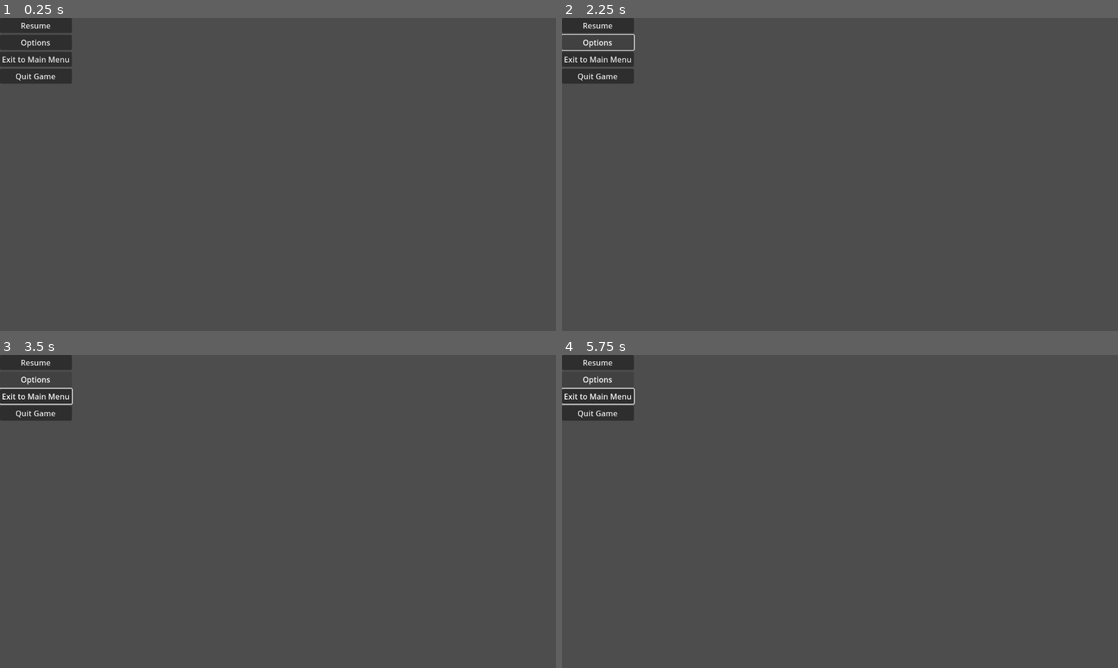
Above: before the commit, frames 1-4 (two rows, left to right).
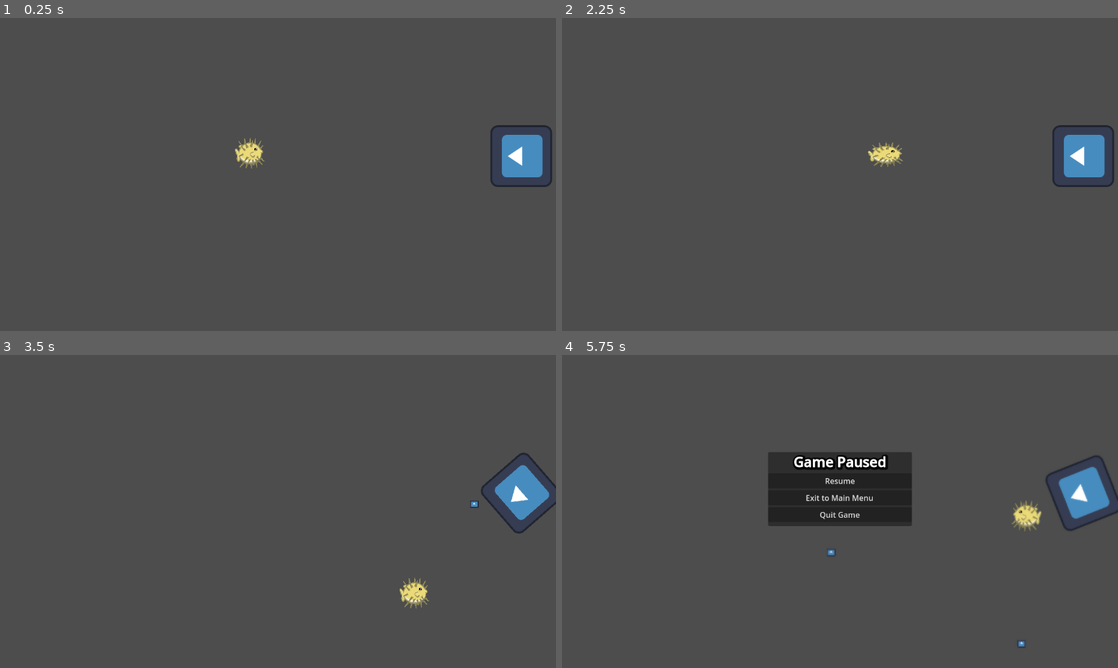
Above: after the commit, the same moments.

Repository: Chestrade/pixel-jam-2024
Game: Godot game, scene res://Scenes/main_level.tscn
Same seed, same stepped clock (60 frames per second), same inputs: the game is played once before the commit and once after it. This scene is started directly instead of the project's main scene. The engine's default icon, where the game draws it, is replaced by a stand-in: a white triangle on a blue panel in a dark square.
Inputs (mouse positions are in pixels of both pictures, inside the frame that each line leads up to):
- Up to frame 1 (0.25 s): no input
- Up to frame 2 (2.25 s): click (595, 24) at 0.5 s, where only the run before the commit has a clickable "Resume"; click (595, 43) at 1.25 s, where only the run before the commit has a clickable "Options"; hold Right (swim_right) from 2.03 s (still down); hold Shift (dash) from 2.03 s (still down)
- Up to frame 3 (3.5 s): release Right (swim_right) at 2.78 s; release Shift (dash) at 2.78 s; hold Down (swim_down) from 2.78 s (still down); tap J at 2.85 s
- Up to frame 4 (5.75 s): release Down (swim_down) at 3.53 s; hold Right (swim_right) 3.53-4.28 s; hold Shift (dash) 3.53-4.28 s; hold W (swim_up) 4.28-5.03 s; tap J at 4.35 s; hold Left (swim_left) from 5.03 s (still down); hold Shift (dash) from 5.03 s (still down); tap Escape (pause) at 5.65 s

The runs differ from the first frame. In frame 1, 3.9% of the frame differs, in the area x 0-100%, y 0-54%; in frame 2, 3.4%; in frame 3, 3.5%; in frame 4, 9.6%, in the area x 0-100%, y 0-94%.

Commit message:
Game loop update
Main menu, game over menu, pause menu.

Diff:
--- /dev/null
+++ b/Scenes/UI/game_over.tscn
@@ -0,0 +1,3 @@
+[gd_scene format=3 uid="uid://dw8816x6xvjif"]
+
+[node name="GameOverScene" type="Node2D"]
--- /dev/null
+++ b/Scenes/UI/game_over_menu.tscn
@@ -0,0 +1,52 @@
+[gd_scene load_steps=3 format=3 uid="uid://b8ltxsq6nga80"]
+
+[ext_resource type="Script" path="res://Scripts/UI/game_over_menu.gd" id="1_72kjs"]
+
+[sub_resource type="LabelSettings" id="LabelSettings_cjew8"]
+font_size = 32
+font_color = Color(1, 0, 0, 1)
+outline_size = 7
+outline_color = Color(0, 0, 0, 1)
+
+[node name="GameOverMenu" type="Control"]
+layout_mode = 3
+anchors_preset = 15
+anchor_right = 1.0
+anchor_bottom = 1.0
+grow_horizontal = 2
+grow_vertical = 2
+script = ExtResource("1_72kjs")
+
+[node name="PanelContainer" type="PanelContainer" parent="."]
+layout_mode = 1
+anchors_preset = 8
+anchor_left = 0.5
+anchor_top = 0.5
+anchor_right = 0.5
+anchor_bottom = 0.5
+offset_left = -123.0
+offset_top = -83.0
+offset_right = 123.0
+offset_bottom = 49.0
+grow_horizontal = 2
+grow_vertical = 2
+
+[node name="VBoxContainer" type="VBoxContainer" parent="PanelContainer"]
+layout_mode = 2
+
+[node name="Label" type="Label" parent="PanelContainer/VBoxContainer"]
+layout_mode = 2
+text = "Game Over"
+label_settings = SubResource("LabelSettings_cjew8")
+horizontal_alignment = 1
+
+[node name="Retry" type="Button" parent="PanelContainer/VBoxContainer"]
+layout_mode = 2
+text = "Retry"
+
+[node name="Exit to Main Menu" type="Button" parent="PanelContainer/VBoxContainer"]
+layout_mode = 2
+text = "Exit to Main Menu"
+
+[connection signal="pressed" from="PanelContainer/VBoxContainer/Retry" to="." method="_on_retry_pressed"]
+[connection signal="pressed" from="PanelContainer/VBoxContainer/Exit to Main Menu" to="." method="_on_exit_to_main_menu_pressed"]
--- a/Scenes/UI/pause_menu.tscn
+++ b/Scenes/UI/pause_menu.tscn
@@ -1,30 +1,72 @@
-[gd_scene format=3 uid="uid://c1qcpk5k1bscw"]
+[gd_scene load_steps=5 format=3 uid="uid://c1qcpk5k1bscw"]
+
+[ext_resource type="Script" path="res://Scripts/UI/pauseMenu.gd" id="1_po6ki"]
+[ext_resource type="Shader" path="res://Scripts/Shaders/pause_menu.gdshader" id="2_3p3m2"]
+
+[sub_resource type="ShaderMaterial" id="ShaderMaterial_tnh1q"]
+shader = ExtResource("2_3p3m2")
+shader_parameter/lod = 0.466
+
+[sub_resource type="LabelSettings" id="LabelSettings_pna88"]
+font_size = 29
+outline_size = 2
+shadow_size = 19
+shadow_color = Color(0, 0, 0, 0.866667)
 
 [node name="Pause Menu" type="Control"]
+process_mode = 3
 layout_mode = 3
 anchors_preset = 15
 anchor_right = 1.0
 anchor_bottom = 1.0
 grow_horizontal = 2
 grow_vertical = 2
+script = ExtResource("1_po6ki")
 
-[node name="VBoxContainer" type="VBoxContainer" parent="."]
-layout_mode = 0
-offset_right = 40.0
-offset_bottom = 40.0
+[node name="ColorRect" type="ColorRect" parent="."]
+material = SubResource("ShaderMaterial_tnh1q")
+layout_mode = 1
+anchors_preset = 15
+anchor_right = 1.0
+anchor_bottom = 1.0
+grow_horizontal = 2
+grow_vertical = 2
 
-[node name="Button" type="Button" parent="VBoxContainer"]
+[node name="PanelContainer" type="PanelContainer" parent="."]
+layout_mode = 1
+anchors_preset = 8
+anchor_left = 0.5
+anchor_top = 0.5
+anchor_right = 0.5
+anchor_bottom = 0.5
+offset_left = -149.0
+offset_top = -123.0
+offset_right = 149.0
+offset_bottom = 30.0
+grow_horizontal = 2
+grow_vertical = 2
+
+[node name="VBoxContainer" type="VBoxContainer" parent="PanelContainer"]
+layout_mode = 2
+
+[node name="Label" type="Label" parent="PanelContainer/VBoxContainer"]
+layout_mode = 2
+text = "Game Paused"
+label_settings = SubResource("LabelSettings_pna88")
+horizontal_alignment = 1
+
+[node name="Resume" type="Button" parent="PanelContainer/VBoxContainer"]
 layout_mode = 2
 text = "Resume"
 
-[node name="Button2" type="Button" parent="VBoxContainer"]
-layout_mode = 2
-text = "Options"
-
-[node name="Button3" type="Button" parent="VBoxContainer"]
+[node name="Exit" type="Button" parent="PanelContainer/VBoxContainer"]
 layout_mode = 2
 text = "Exit to Main Menu"
 
-[node name="Quit Game" type="Button" parent="VBoxContainer"]
+[node name="Quit Game" type="Button" parent="PanelContainer/VBoxContainer"]
 layout_mode = 2
 text = "Quit Game"
+
+[connection signal="pressed" from="PanelContainer/VBoxContainer/Resume" to="." method="_on_resume_pressed"]
+[connection signal="pressed" from="PanelContainer/VBoxContainer/Exit" to="." method="_on_exit_pressed"]
+[connection signal="pressed" from="PanelContainer/VBoxContainer/Quit Game" to="." method="_on_quit_game_pressed"]
--- /dev/null
+++ b/Scenes/game_over_scene.tscn
@@ -0,0 +1,9 @@
+[gd_scene load_steps=2 format=3 uid="uid://65u1axxx7jv3"]
+
+[ext_resource type="PackedScene" uid="uid://b8ltxsq6nga80" path="res://Scenes/UI/game_over_menu.tscn" id="1_r5r7y"]
+
+[node name="Game Over" type="Node2D"]
+
+[node name="CanvasLayer" type="CanvasLayer" parent="."]
+
+[node name="GameOverMenu" parent="CanvasLayer" instance=ExtResource("1_r5r7y")]
--- a/Scenes/main_level.tscn
+++ b/Scenes/main_level.tscn
@@ -1,18 +1,26 @@
-[gd_scene load_steps=4 format=3 uid="uid://btn64wqy1oa7q"]
+[gd_scene load_steps=5 format=3 uid="uid://btn64wqy1oa7q"]
 
-[ext_resource type="Script" path="res://Scripts/UI/pauseMenuManager.gd" id="1_65vgc"]
 [ext_resource type="PackedScene" uid="uid://c1qcpk5k1bscw" path="res://Scenes/UI/pause_menu.tscn" id="2_flmfg"]
 [ext_resource type="AudioStream" uid="uid://cbeuoy8p52glr" path="res://Audio/SFX/UnderWater_Amb.ogg" id="3_is4q5"]
+[ext_resource type="PackedScene" uid="uid://b6tb23xiiu2sq" path="res://Characters/wall_plant.tscn" id="3_socbm"]
+[ext_resource type="PackedScene" uid="uid://ck4tc0l1gf463" path="res://Characters/player_blowfish.tscn" id="4_cym5n"]
 
 [node name="Main Level" type="Node2D"]
 
-[node name="Pause Menu Manager" type="Node2D" parent="." node_paths=PackedStringArray("pauseMenu")]
-script = ExtResource("1_65vgc")
-pauseMenu = NodePath("../Pause Menu")
+[node name="CanvasLayer" type="CanvasLayer" parent="."]
 
-[node name="Pause Menu" parent="." instance=ExtResource("2_flmfg")]
+[node name="Pause Menu" parent="CanvasLayer" instance=ExtResource("2_flmfg")]
 
-[node name="AudioStreamPlayer2D" type="AudioStreamPlayer2D" parent="."]
+[node name="Audio" type="Node" parent="."]
+
+[node name="Level Amb" type="AudioStreamPlayer2D" parent="Audio"]
 stream = ExtResource("3_is4q5")
 autoplay = true
 attenuation = 1.41422
+
+[node name="Wall Plant" parent="." instance=ExtResource("3_socbm")]
+position = Vector2(1080, 286)
+rotation = -1.57745
+
+[node name="Player" parent="." instance=ExtResource("4_cym5n")]
+position = Vector2(518, 280)
--- /dev/null
+++ b/Scripts/Shaders/pause_menu.gdshader
@@ -0,0 +1,14 @@
+shader_type canvas_item;
+uniform sampler2D SCREEN_TEXTURE: hint_screen_texture, filter_linear_mipmap;
+
+uniform float lod: hint_range(0.0, 5) = 0.0;
+
+void fragment(){
+	vec4 color = texture(SCREEN_TEXTURE, SCREEN_UV, lod);
+	COLOR = color;
+}
+
+//void light() {
+	// Called for every pixel for every light affecting the CanvasItem.
+	// Uncomment to replace the default light processing function with this one.
+//}
--- /dev/null
+++ b/Scripts/UI/game_over_menu.gd
@@ -0,0 +1,9 @@
+extends Control
+
+
+func _on_retry_pressed() -> void:
+	get_tree().change_scene_to_file("res://Scenes/main_level.tscn")
+
+
+func _on_exit_to_main_menu_pressed() -> void:
+	get_tree().change_scene_to_file("res://Scenes/main_menu.tscn")
--- a/Scripts/UI/main_menu.gd
+++ b/Scripts/UI/main_menu.gd
@@ -1,7 +1,7 @@
 extends Control
 
 func _on_play_pressed() -> void:
-	get_tree().change_scene_to_file("res://Level/main_level.tscn")
+	get_tree().change_scene_to_file("res://Scenes/main_level.tscn")
 
 func _on_options_pressed() -> void:
 	get_tree().change_scene_to_file("res://Level/UI/Options.tscn")
--- a/Scripts/UI/pauseMenu.gd
+++ b/Scripts/UI/pauseMenu.gd
@@ -1,11 +1,36 @@
-extends Node
+extends Control
 
 
-# Called when the node enters the scene tree for the first time.
-func _ready() -> void:
-	pass # Replace with function body.
+var isPaused : bool = false
 
 
-# Called every frame. 'delta' is the elapsed time since the previous frame.
+func _ready() -> void:
+	hide()
+
 func _process(delta: float) -> void:
-	pass
+	if Input.is_action_just_pressed("pause"):
+		if isPaused:
+			toggleMenu()
+		else:
+			toggleMenu()
+
+func toggleMenu() -> void:
+	if isPaused:
+		hide()
+		Engine.time_scale = 1
+	else:
+		show()
+		Engine.time_scale = 0
+
+	isPaused =!isPaused
+
+
+
+func _on_resume_pressed() -> void:
+	toggleMenu()
+
+func _on_exit_pressed() -> void: #Return to main menu
+	get_tree().change_scene_to_file("res://Scenes/main_menu.tscn")
+
+func _on_quit_game_pressed() -> void: # Quit to desktop
+	get_tree().quit
--- a/Scripts/player_blowfish.gd
+++ b/Scripts/player_blowfish.gd
@@ -15,10 +15,11 @@
 var is_sinking: bool = false
 var gravity: float = ProjectSettings.get_setting("physics/2d/default_gravity")
 
-var health : int = 100
+var health : int
 
 func _ready() -> void:
 	screen_size = get_viewport_rect().size
+	health = 100
 
 func _physics_process(delta: float) -> void:
 	get_input()
@@ -100,7 +101,8 @@
 	# print("Player health = " + str(health))
 	if health <= 0:
 		health = 0
-		# Load Game Over Screen
+		get_tree().change_scene_to_file("res://Scenes/game_over_scene.tscn")
+
 
 func _on_sink_timer_timeout() -> void:
 	is_sinking = true
Not shown: 1 places in Scenes/Test Levels/AnglerFish Gym.tscn that only renumber resources
Renamed: Scenes/ShaderTest.tscn -> Scenes/Test Levels/ShaderTest.tscn
Renamed: Scenes/UI/main_menu.tscn -> Scenes/main_menu.tscn
